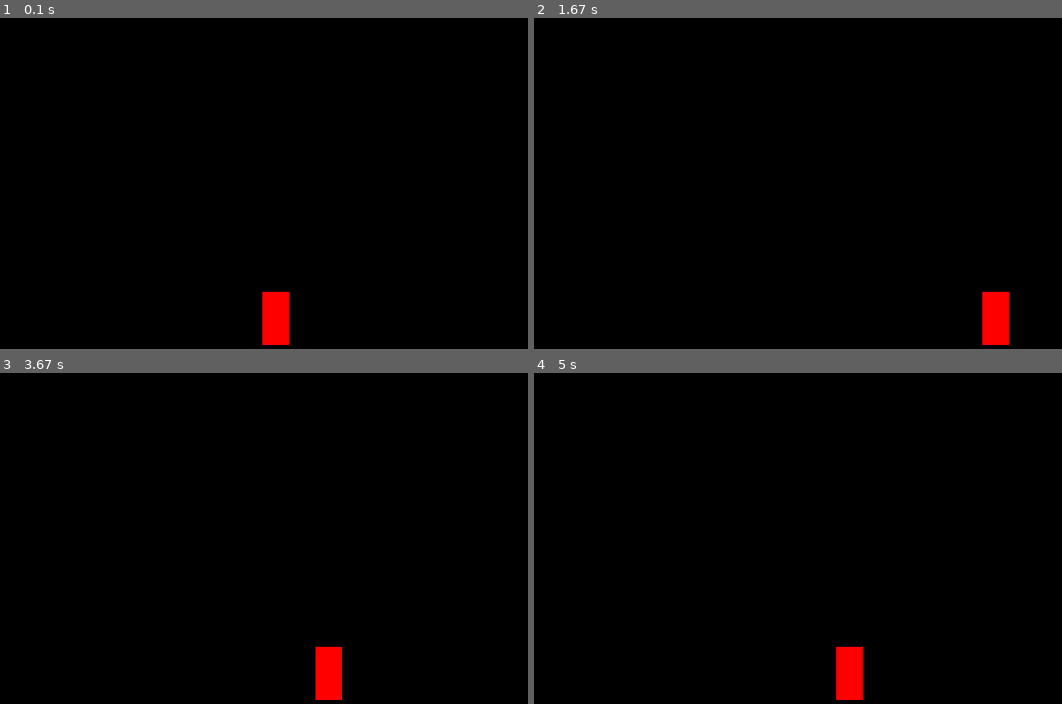
Above: before the commit, frames 1-4 (two rows, left to right).
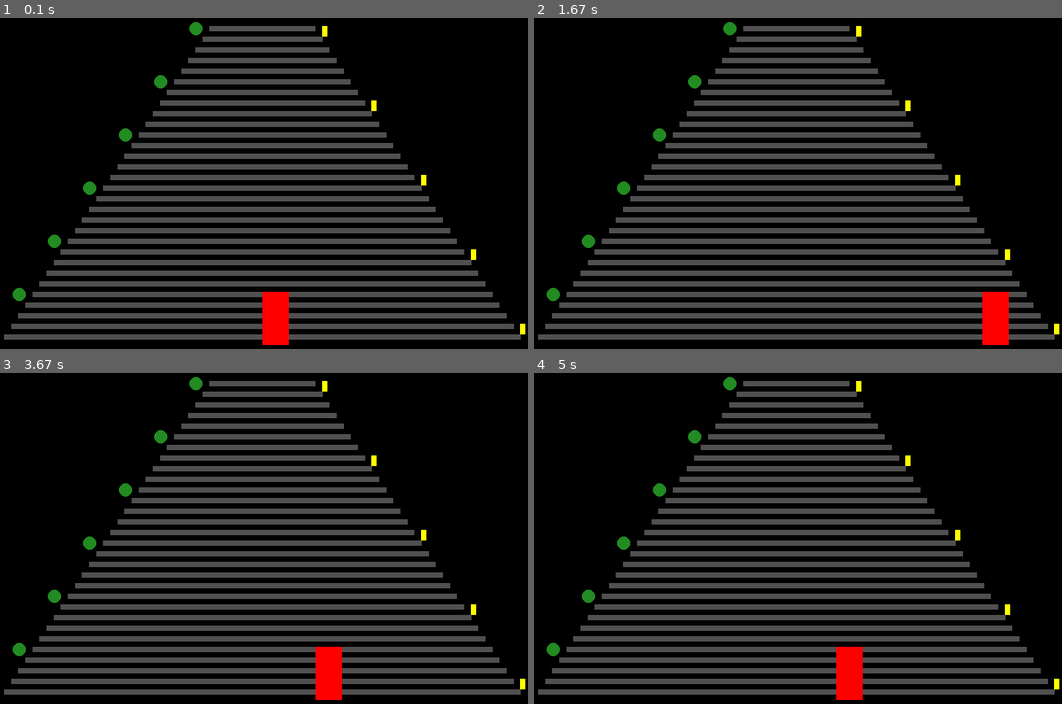
Above: after the commit, the same moments.

Repository: antonionoca1/pygame-experiments
Game: pygame game, started from top-gear-clone/src/main.py
Two runs of this game, one before a commit and one after it. Both use one fixed random seed, a clock stepped at 60 frames per second and the inputs below.
Inputs:
- Up to frame 1 (0.1 s): no input
- Up to frame 2 (1.67 s): hold Right 0.33-0.8 s; hold Down 0.83-1.13 s; hold Right 1.17-1.63 s
- Up to frame 3 (3.67 s): hold Left 1.67-2.2 s; hold Left 2.57-2.97 s; hold Down 3-3.37 s; hold Right from 3.4 s (still down)
- Up to frame 4 (5 s): release Right at 4.03 s; hold Left 4.47-4.93 s; hold Right from 4.97 s (still down)

The runs differ from the first frame. In frame 1, 29% of the frame differs, in the area x 0-100%, y 1-98%; in frame 2, 29%; in frame 3, 29%; in frame 4, 29%.

Commit message:
test: add unit tests for player and platform_manager
- Tests for Player methods and movement logic

- Tests for PlatformManager strip generation and update

Related to 2.0 and 3.0 in PRD

Diff:
--- a/top-gear-clone/src/main.py
+++ b/top-gear-clone/src/main.py
@@ -9,18 +9,26 @@
     screen = pygame.display.set_mode((width, height))
     return screen
 
+
 from player import Player
+from platform_manager import PlatformManager
 
 def main():
     screen = initialize_display()
     clock = pygame.time.Clock()
     player = Player()
+    platform_manager = PlatformManager()
+    platform_manager.generate_strips(screen_height=screen.get_height(), screen_width=screen.get_width())
     running = True
     while running:
         running = handle_quit_event()
         player.handle_input()
         player.update()
+        platform_manager.update(player.speed)
         screen.fill((0, 0, 0))
+        # Draw road and roadside objects
+        platform_manager.draw(screen)
+        # Draw player car
         player.draw(screen)
         pygame.display.flip()
         clock.tick(60)
--- /dev/null
+++ b/top-gear-clone/src/platform_manager.py
@@ -0,0 +1,41 @@
+import pygame
+
+class PlatformManager:
+    def __init__(self, horizon_y=100, road_color=(80, 80, 80)):
+        self.horizon_y = horizon_y
+        self.road_color = road_color
+        self.strips = []  # List of road strips for perspective
+
+    def generate_strips(self, num_strips=30, screen_width=800, screen_height=600):
+        self.strips = []
+        self.num_strips = num_strips
+        self.screen_height = screen_height
+        self.screen_width = screen_width
+        for i in range(num_strips):
+            y = self.horizon_y + i * ((screen_height - self.horizon_y) // num_strips)
+            width = int(screen_width * (0.2 + 0.8 * (i / num_strips)))
+            self.strips.append((y, width))
+
+    def update(self, player_speed):
+        # Move strips downward based on player speed
+        new_strips = []
+        for i, (y, width) in enumerate(self.strips):
+            y += player_speed
+            # If strip goes off screen, reset to horizon
+            if y > self.screen_height:
+                y = self.horizon_y
+            new_strips.append((y, width))
+        self.strips = new_strips
+
+    def draw(self, screen):
+        center_x = screen.get_width() // 2
+        for i, (y, width) in enumerate(self.strips):
+            rect = pygame.Rect(center_x - width // 2, y, width, 8)
+            pygame.draw.rect(screen, self.road_color, rect)
+            # Draw simple trees and signposts as colored circles/rects
+            if i % 5 == 0:
+                tree_x = center_x - width // 2 - 20
+                pygame.draw.circle(screen, (34, 139, 34), (tree_x, y + 4), 10)
+            if i % 7 == 0:
+                sign_x = center_x + width // 2 + 10
+                pygame.draw.rect(screen, (255, 255, 0), (sign_x, y, 8, 16))
--- /dev/null
+++ b/top-gear-clone/test/test_platform_manager.py
@@ -0,0 +1,29 @@
+import unittest
+import pygame
+import sys
+import os
+sys.path.insert(0, os.path.abspath(os.path.join(os.path.dirname(__file__), '../src')))
+from platform_manager import PlatformManager
+
+class TestPlatformManager(unittest.TestCase):
+    def setUp(self):
+        pygame.init()
+        self.screen = pygame.display.set_mode((800, 600))
+        self.pm = PlatformManager()
+        self.pm.generate_strips(screen_width=800, screen_height=600)
+
+    def test_generate_strips(self):
+        self.pm.generate_strips(num_strips=10, screen_width=800, screen_height=600)
+        self.assertEqual(len(self.pm.strips), 10)
+        y0, w0 = self.pm.strips[0]
+        y9, w9 = self.pm.strips[-1]
+        self.assertTrue(w9 > w0)
+
+    def test_update(self):
+        strips_before = list(self.pm.strips)
+        self.pm.update(10)
+        for (y_before, _), (y_after, _) in zip(strips_before, self.pm.strips):
+            self.assertEqual(y_after, y_before + 10 if y_before + 10 <= self.pm.screen_height else self.pm.horizon_y)
+
+    def tearDown(self):
+        pygame.quit()
--- /dev/null
+++ b/top-gear-clone/test/test_player.py
@@ -0,0 +1,56 @@
+import unittest
+import pygame
+import sys
+import os
+sys.path.insert(0, os.path.abspath(os.path.join(os.path.dirname(__file__), '../src')))
+from player import Player
+
+class TestPlayer(unittest.TestCase):
+    def setUp(self):
+        pygame.init()
+        self.screen = pygame.display.set_mode((800, 600))
+        self.player = Player()
+
+    def test_accelerate(self):
+        self.player.speed = 0
+        self.player.accelerate()
+        self.assertEqual(self.player.speed, 1)
+        self.player.accelerate(30)
+        self.assertEqual(self.player.speed, 20)  # capped at 20
+
+    def test_brake(self):
+        self.player.speed = 10
+        self.player.brake()
+        self.assertEqual(self.player.speed, 9)
+        self.player.brake(20)
+        self.assertEqual(self.player.speed, 0)  # capped at 0
+
+    def test_steer(self):
+        self.player.steer(-1)
+        self.assertEqual(self.player.direction, -1)
+        self.player.steer(1)
+        self.assertEqual(self.player.direction, 1)
+        self.player.steer(0)
+        self.assertEqual(self.player.direction, 0)
+
+    def test_update_position(self):
+        self.player.x = 400
+        self.player.y = 500
+        self.player.direction = 1
+        self.player.speed = 5
+        self.player.update()
+        self.assertEqual(self.player.x, 405)
+        self.assertEqual(self.player.y, 495)
+        self.player.x = -10
+        self.player.y = -10
+        self.player.update()
+        self.assertGreaterEqual(self.player.x, 0)
+        self.assertGreaterEqual(self.player.y, 0)
+        self.player.x = 800
+        self.player.y = 600
+        self.player.update()
+        self.assertLessEqual(self.player.x, 760)
+        self.assertLessEqual(self.player.y, 520)
+
+    def tearDown(self):
+        pygame.quit()
Not shown, changed: top-gear-clone/docs/tasks.md
